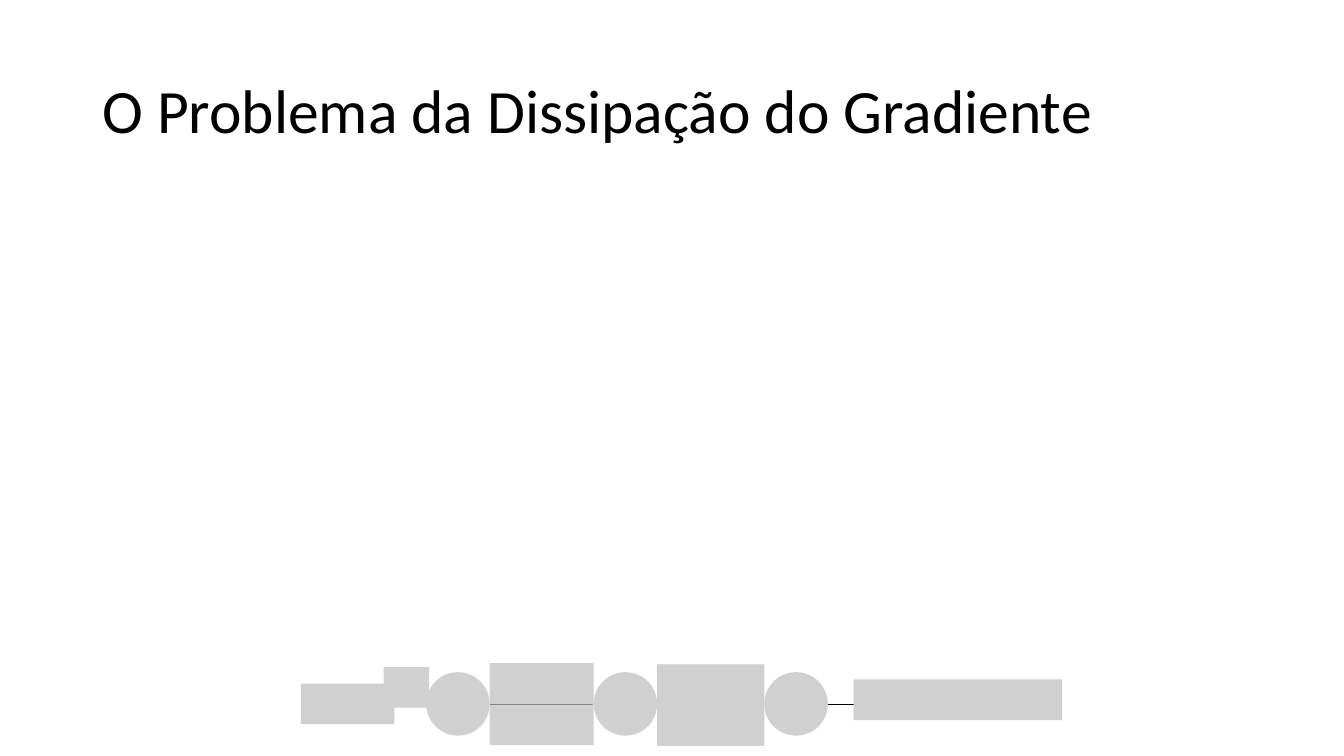
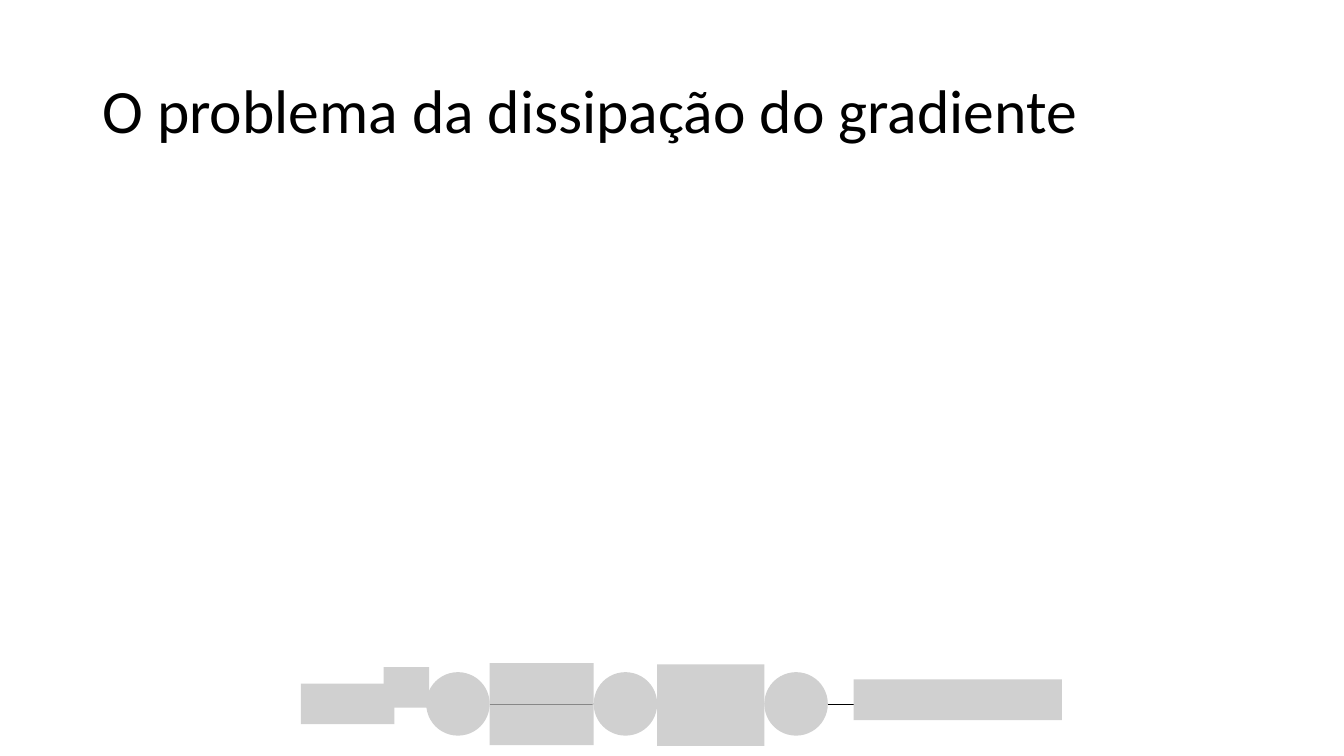
Before and after one commit to zz4fap/t320_aprendizado_de_maquina, a slide deck: slide 47 of slides/T320_Redes_Neurais_Artificiais (Parte II).pptx (slide 43 before the commit). Drawn at 1344x756 pixels with LibreOffice and Linux fonts; fonts in the diff are those of the drawing; grey boxes stand for pictures. Boxes give left, top, right and bottom in pixels: in the first picture for what was removed or moved away, otherwise in the second. Text is boxed around its words. In the diff, an @@ line names an element or a change of style, - is before the commit and + after.

```diff
--- a/slides/T320_Redes_Neurais_Artificiais (Parte II).pptx
+++ b/slides/T320_Redes_Neurais_Artificiais (Parte II).pptx
@@ title at (102,90,1077,144): text changed @@
-O Problema da Dissipação do Gradiente
+O problema da dissipação do gradiente
```
Also in this commit, not shown: 4 other slides changed, 6 slides added, 2 slides removed, 2 other files.
